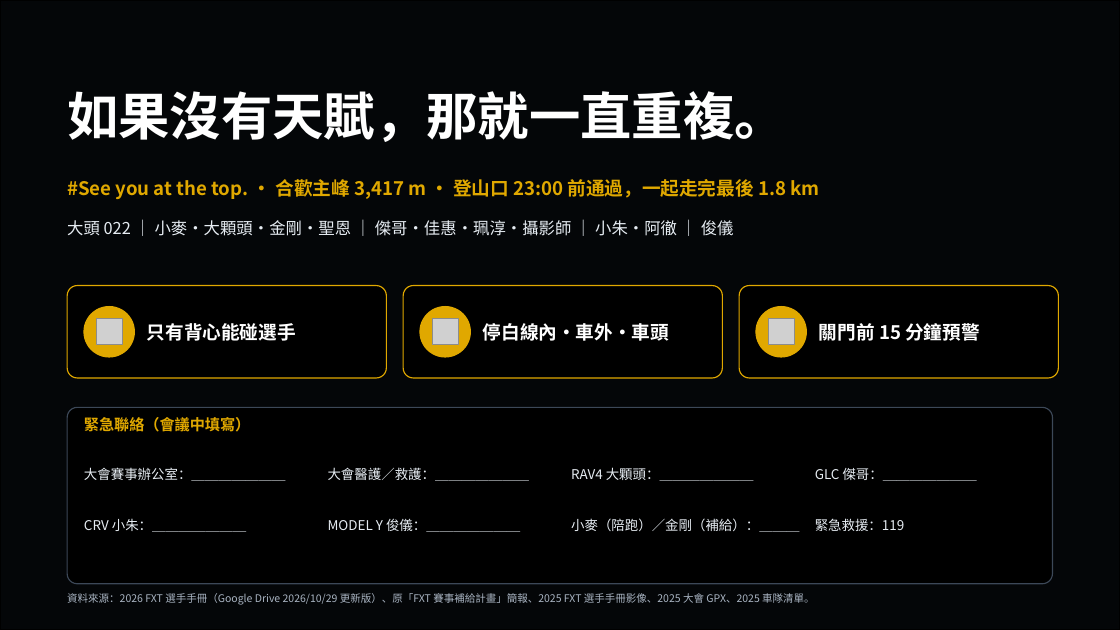
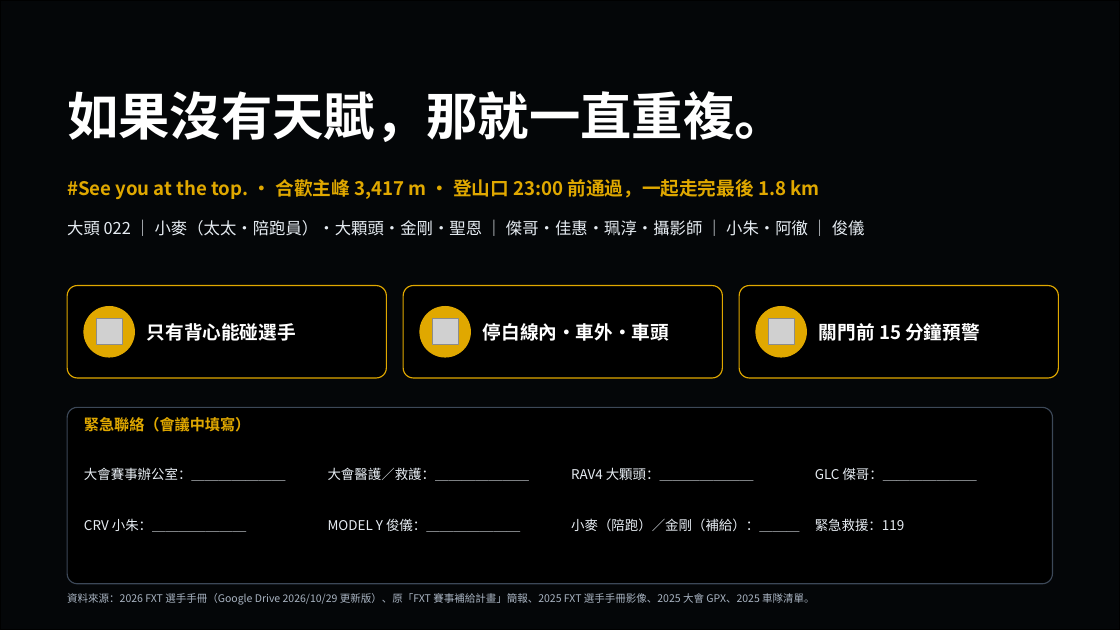
Before and after one commit to powermovebboy-sys/Race-site, a slide deck: slide 33 of deck/2026_FXT_補給作戰計畫.pptx. Drawn at 1120x630 pixels with LibreOffice and Linux fonts; fonts in the diff are those of the drawing; grey boxes stand for pictures; background and template pictures are left out. Boxes give left, top, right and bottom in pixels: in the first picture for what was removed or moved away, otherwise in the second. Text is boxed around its words. In the diff, an @@ line names an element or a change of style, - is before the commit and + after.

```diff
--- a/deck/2026_FXT_補給作戰計畫.pptx
+++ b/deck/2026_FXT_補給作戰計畫.pptx
@@ text at box(67, 220, 865, 236): text changed @@
-大頭 022 ｜ 小麥・大顆頭・金剛・聖恩 ｜ 傑哥・佳惠・珮淳・攝影師 ｜ 小朱・阿徹 ｜ 俊儀
+大頭 022 ｜ 小麥（太太・陪跑員）・大顆頭・金剛・聖恩 ｜ 傑哥・佳惠・珮淳・攝影師 ｜ 小朱・阿徹 ｜ 俊儀
```
Also in this commit, not shown: 3 other slides changed, 1 other file.
